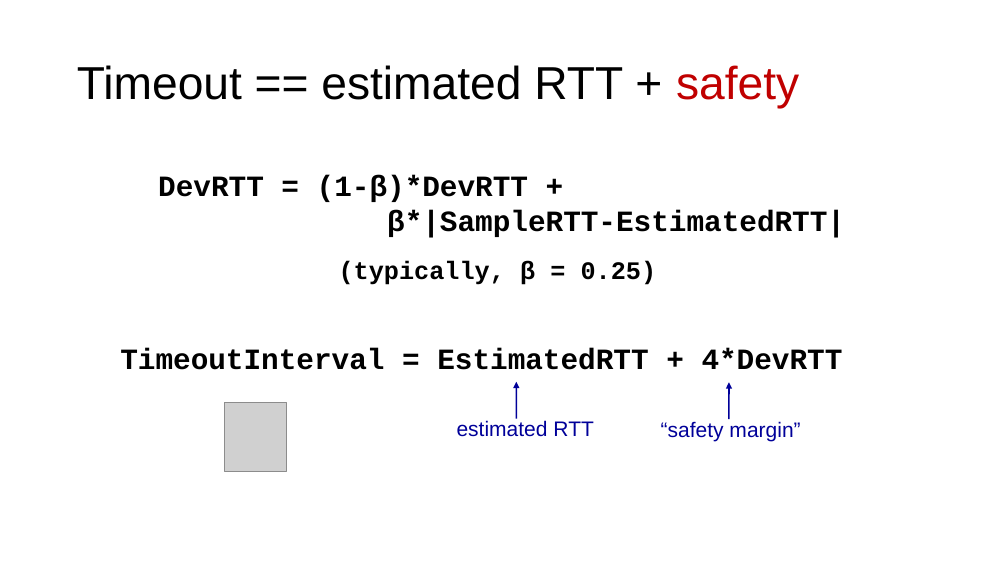
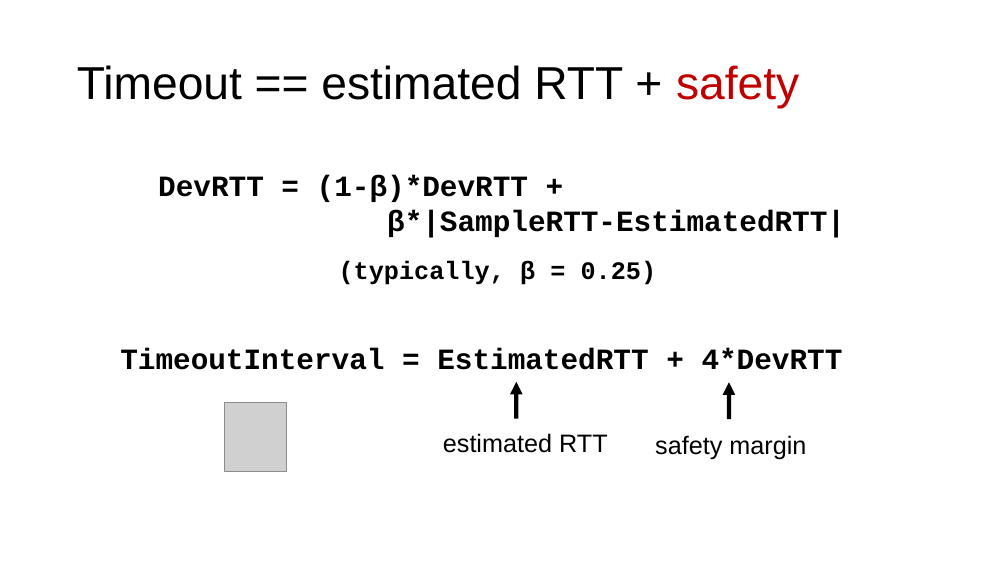
Before and after one commit to ngsrinivas/coursegen, a slide deck: slide 26 of ex/352-S21/staging/352-S21/lectures/transport-tcp-congestion-control-2.pptx. Drawn at 1008x567 pixels with LibreOffice and Linux fonts; fonts in the diff are those of the drawing; grey boxes stand for pictures. Boxes give left, top, right and bottom in pixels: in the first picture for what was removed or moved away, otherwise in the second. Text is boxed around its words. In the diff, an @@ line names an element or a change of style, - is before the commit and + after.

```diff
--- a/ex/352-S21/staging/352-S21/lectures/transport-tcp-congestion-control-2.pptx
+++ b/ex/352-S21/staging/352-S21/lectures/transport-tcp-congestion-control-2.pptx
@@ arrow (516, 419) - (516, 382): stroke #000099 1.5 pt to #000000 4 pt @@
@@ arrow (729, 420) - (729, 383): stroke #000099 1.5 pt to #000000 4 pt @@
@@ text "estimated RTT": place and size @@
-text "estimated RTT" at box(457, 420, 593, 437)
+text "estimated RTT" at box(443, 433, 608, 453)
@@ text "estimated RTT" at box(443, 433, 608, 453): size 20 to 24 pt, text colour #000099 to #000000 @@
@@ text at box(655, 435, 806, 460): text changed; size 20 to 24 pt; text colour #000099 to #000000 @@
-“safety margin”
+safety margin
```
Also in this commit, not shown: 7 other slides changed, 4 other files.
